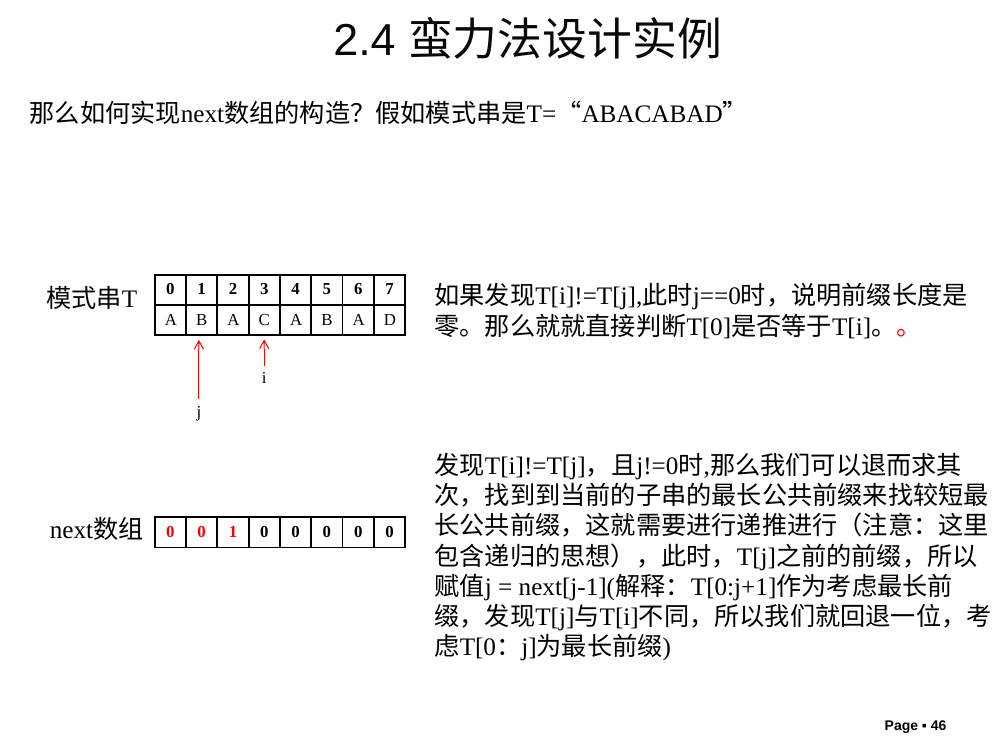
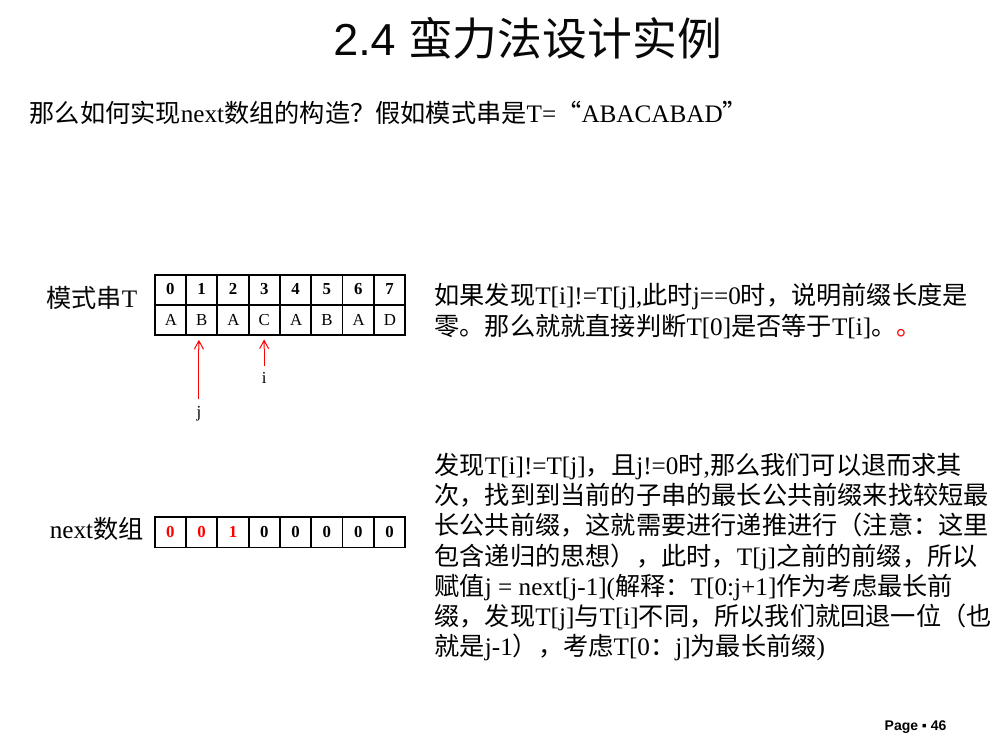
Before and after one commit to liutongling/DP, a slide deck: slide 46 of file/第2章 蛮力法.pptx. Drawn at 1008x756 pixels with LibreOffice and Linux fonts; fonts in the diff are those of the drawing; background and template pictures are left out. Boxes give left, top, right and bottom in pixels: in the first picture for what was removed or moved away, otherwise in the second. Text is boxed around its words. In the diff, an @@ line names an element or a change of style, - is before the commit and + after.

Commit message:
补充刚才的阐述

```diff
--- a/file/第2章 蛮力法.pptx
+++ b/file/第2章 蛮力法.pptx
@@ text at (x1=435, y1=453, x2=992, y2=661): text changed @@
-发现T[i]!=T[j]，且j!=0时,那么我们可以退而求其次，找到到当前的子串的最长公共前缀来找较短最长公共前缀，这就需要进行递推进行（注意：这里包含递归的思想），此时，T[j]之前的前缀，所以赋值j = next[j-1](解释：T[0:j+1]作为考虑最长前缀，发现T[j]与T[i]不同，所以我们就回退一位，考虑T[0：j]为最长前缀)
+发现T[i]!=T[j]，且j!=0时,那么我们可以退而求其次，找到到当前的子串的最长公共前缀来找较短最长公共前缀，这就需要进行递推进行（注意：这里包含递归的思想），此时，T[j]之前的前缀，所以赋值j = next[j-1](解释：T[0:j+1]作为考虑最长前缀，发现T[j]与T[i]不同，所以我们就回退一位（也就是j-1），考虑T[0：j]为最长前缀)
```
